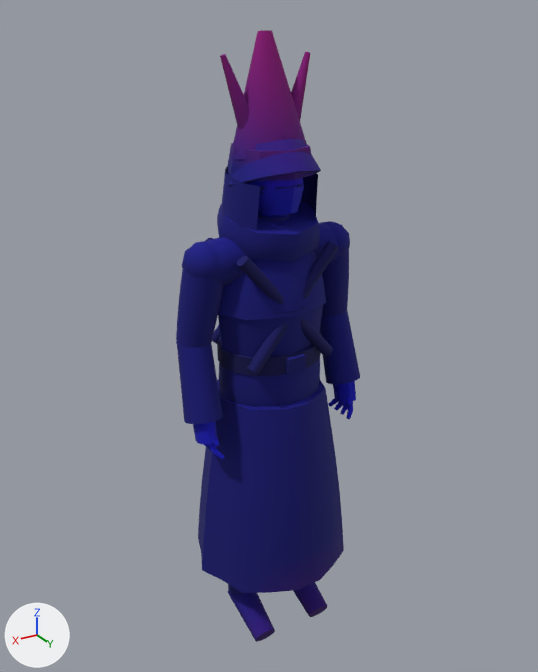
Renders of the glTF model assets/kit/skel_precentress.glb from each side of a commit.
Both versions are drawn from a camera (50 mm lens) standing at (1.157, 1.921, 2.079) and looking at (-0.015, -0.032, 1.103). The lights are fixed; the arrows at lower left show +X, +Y and +Z. The older version comes first. Vertices at exactly the same position are counted once.

In view in the first picture: 'precentress'.
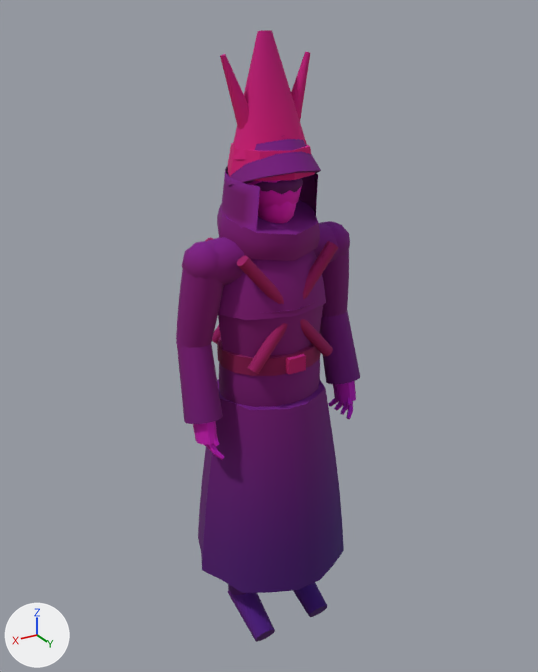
What differs and where, as boxes [x1, y1, x2, y2] in the pictures (538 x 672 px; the box of a moved part takes in the faces that stretch with it):
```json
{"part": 1, "of": "me_precentress", "change": "moved or reshaped", "before": [255, 178, 304, 218], "after": [254, 178, 303, 223]}
{"part": 2, "of": "me_precentress", "change": "recoloured", "before": [176, 30, 360, 642], "after": [176, 30, 360, 642]}
```

Scene script edits in JSON lines:
```json
{"block": "me_precentress", "where": "# used by ob_precentress; location = (0.0, 0.0, 0.0)"}
{"op": "remove", "block": "me_precentress", "code": "me_precentress.from_pydata(...)  # 2689 vertices, 5096 faces; spans x -0.33..0.33, y -0.26..0.26, z 0.0..2.04"}
{"op": "add", "block": "me_precentress", "code": "me_precentress.from_pydata(...)  # 2713 vertices, 5144 faces; spans x -0.33..0.33, y -0.26..0.26, z 0.0..2.04"}
{"block": "me_precentress", "change": "me_precentress part 1"}
{"block": "me_precentress", "change": "53 vertices are removed from x -0.08..0.08, y -0.08..0.13, z 1.52..1.63"}
{"block": "me_precentress", "change": "112 faces are deleted"}
{"block": "me_precentress", "change": "8 vertices in x -0.08..0.05, y 0.02..0.12, z 1.53..1.67 move by (0.0, -0.01, 0.0)"}
{"block": "me_precentress", "change": "4 vertices in x -0.06..0.08, y 0.02..0.1, z 1.51..1.56 move by (0.0, -0.01, 0.01)"}
{"block": "me_precentress", "change": "12 vertices move from x -0.06..0.07, y -0.08..0.11, z 1.53..1.66 to x -0.06..0.06, y -0.07..0.1, z 1.5..1.67"}
{"block": "me_precentress", "change": "67 vertices are added at x -0.08..0.08, y -0.06..0.11, z 1.49..1.67"}
{"block": "me_precentress", "change": "5 new vertices lie (0.04, 0.0, -0.01) away from vertices in x -0.02, y -0.06..0.09, z 1.53..1.65"}
{"block": "me_precentress", "change": "5 new vertices lie (0.04, -0.01, 0.0) away from vertices in x -0.04..0.0, y -0.04..0.11, z 1.5..1.64"}
{"block": "me_precentress", "change": "80 new faces join them, mat_m_wax"}
{"block": "me_precentress", "change": "80 new faces join them, mat_m_iron"}
{"block": "me_precentress", "change": "me_precentress part 2: 4984 kept faces spanning x -0.33..0.33, y -0.26..0.26, z 0.0..2.04 get new vertex colours; the middle colour goes from blue #0000c6 to pink #da00c6"}
```
